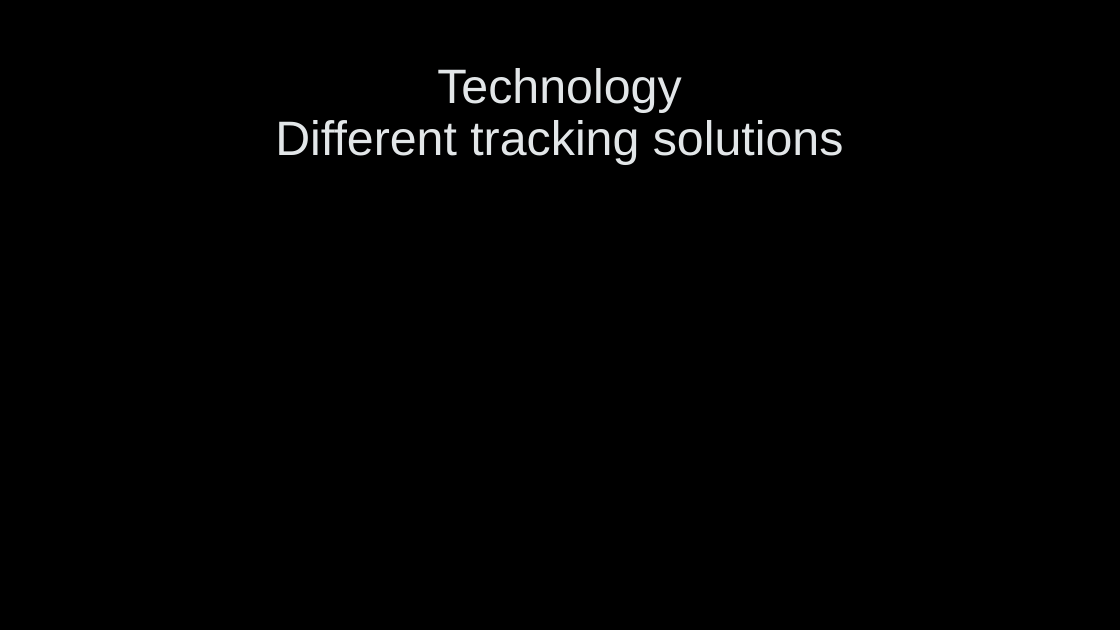
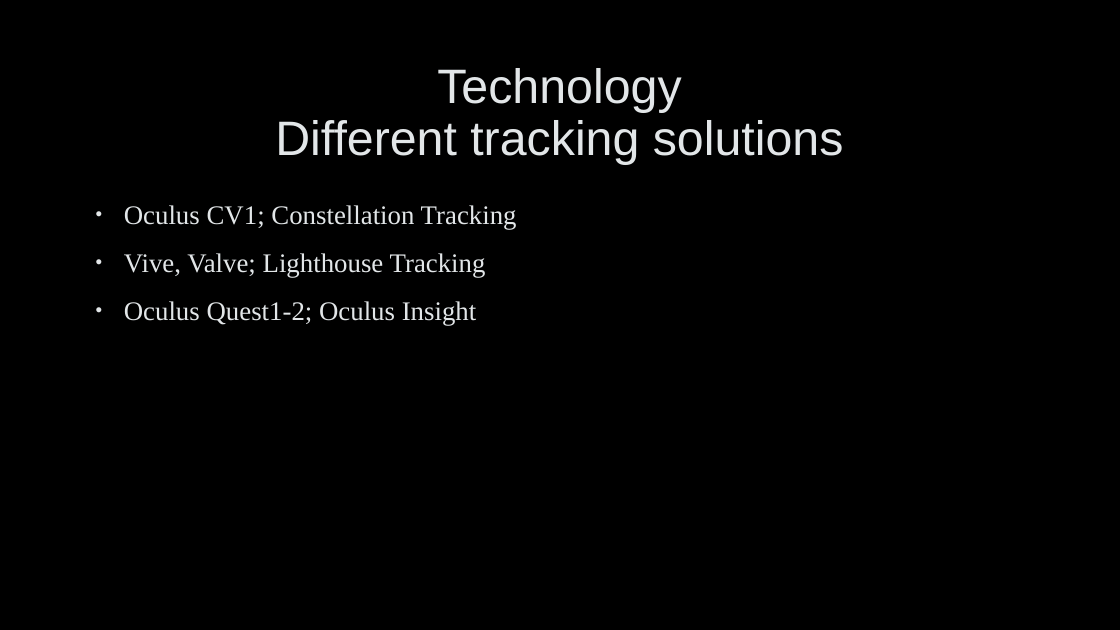
Before and after one commit to Vincent-Luca/school, a slide deck: slide 6 of english/ppp/VR english ppp.pptx (slide 10 before the commit). Drawn at 1120x630 pixels with LibreOffice and Linux fonts; fonts in the diff are those of the drawing; background and template pictures are left out. Boxes give left, top, right and bottom in pixels: in the first picture for what was removed or moved away, otherwise in the second. Text is boxed around its words. In the diff, an @@ line names an element or a change of style, - is before the commit and + after.

```diff
--- a/english/ppp/VR english ppp.pptx
+++ b/english/ppp/VR english ppp.pptx
@@ text added at <box>124,205,517,326</box>, 23 pt, text #E2E6E8 @@
+• Oculus CV1; Constellation Tracking
+• Vive, Valve; Lighthouse Tracking
+• Oculus Quest1-2; Oculus Insight
```
